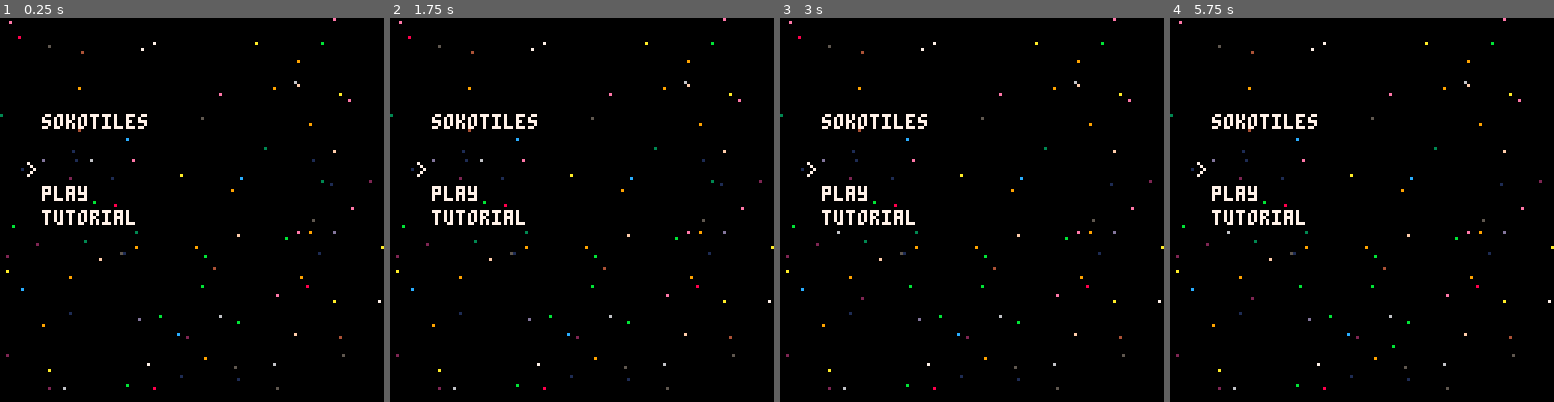
Above: before the commit, frames 1-4 (left to right).
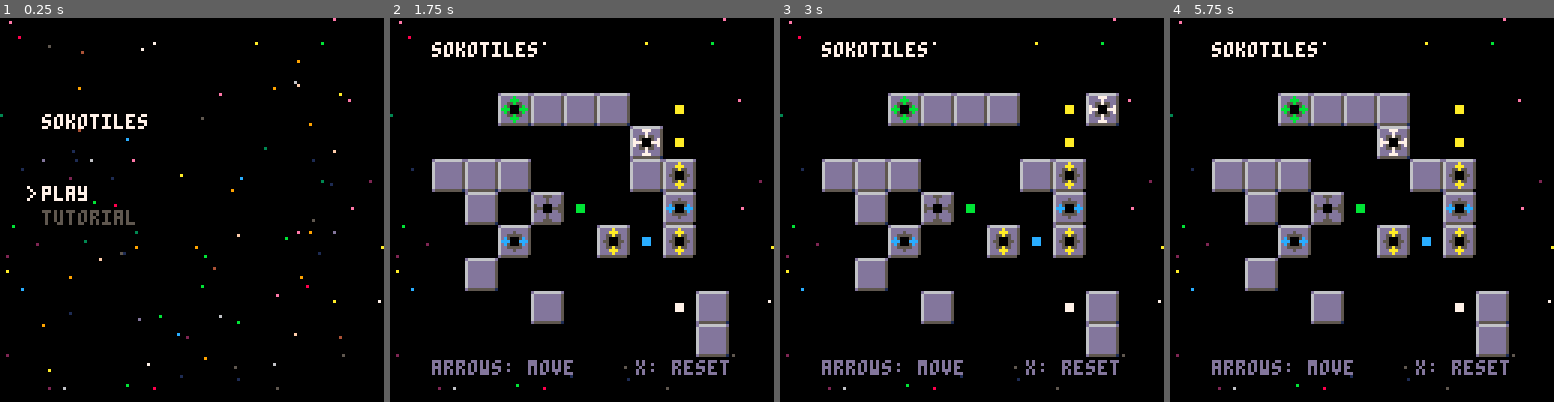
Above: after the commit, the same moments.

Repository: schoblaska/pico-8
Game: PICO-8 cartridge src/sokotiles.p8
Two runs of this game, one before a commit and one after it. Both use one fixed random seed, a clock stepped at 60 frames per second and the inputs below.
Inputs:
- Up to frame 1 (0.25 s): no input
- Up to frame 2 (1.75 s): tap X (X key) at 0.33, 1.07 s; tap O (Z key) at 0.7, 1.7 s; hold Right from 1.6 s (still down)
- Up to frame 3 (3 s): tap X (X key) at 1.85, 2.97 s; release Right at 2.1 s; tap O (Z key) at 2.1, 2.5, 2.9 s; hold Up 2.15-2.42 s; hold Right from 2.47 s (still down)
- Up to frame 4 (5.75 s): release Right at 3.03 s; hold Left 3.08-3.58 s; tap O (Z key) every 0.4 s from 3.3 to 5.7 s; hold Down 3.63-3.97 s; hold Right 4.02-4.68 s; tap X (X key) at 4.08, 5.2 s; hold Up 4.73-5.03 s; hold Left 5.08-5.68 s; hold Down from 5.73 s (still down)

The runs differ from the first frame. In frame 1, 0.5% of the frame differs, in the area x 7-36%, y 37-54%; in frame 2, 17%; in frame 3, 17%; in frame 4, 17%, in the area x 7-90%, y 6-93%.

Commit message:
functional title screen

Diff:
--- a/src/sokotiles.p8
+++ b/src/sokotiles.p8
@@ -43,7 +43,7 @@
       title_menu_selection -= 1
     elseif btnp(3) and title_menu_selection < 1 then
       title_menu_selection += 1
-    elseif btnp(6) and title_menu_selection == 0 then
+    elseif btnp(4) and title_menu_selection == 0 then
       set_scene("game")
     end
   elseif scene == "game" then
--- a/src/sokotiles/draw.lua
+++ b/src/sokotiles/draw.lua
@@ -116,7 +116,7 @@
 
 function draw_game()
   if is_won() then
-    draw_stars(200, 2)
+    draw_stars(300, 5)
   else
     draw_stars(100, 1)
     rectfill(board_buffer + 11, board_buffer + 11, board_buffer + 110, board_buffer + 110, 0)
@@ -134,8 +134,8 @@
   draw_stars(100, 1)
   draw_text("sokotiles", 14, 32, 7, 0)
   draw_text("play", menu_xy.x, menu_xy.y, 7, 0)
-  draw_text("tutorial", menu_xy.x, menu_xy.y + 8, 7, 0)
-  draw_text(">", menu_xy.x - 5, menu_xy.y + (title_menu_selection - 1) * 8, 7, 0)
+  draw_text("tutorial", menu_xy.x, menu_xy.y + 8, 5, 0)
+  draw_text(">", menu_xy.x - 5, menu_xy.y + title_menu_selection * 8, 7, 0)
 end
 
 function draw_text(text, x, y, fg, bg)
